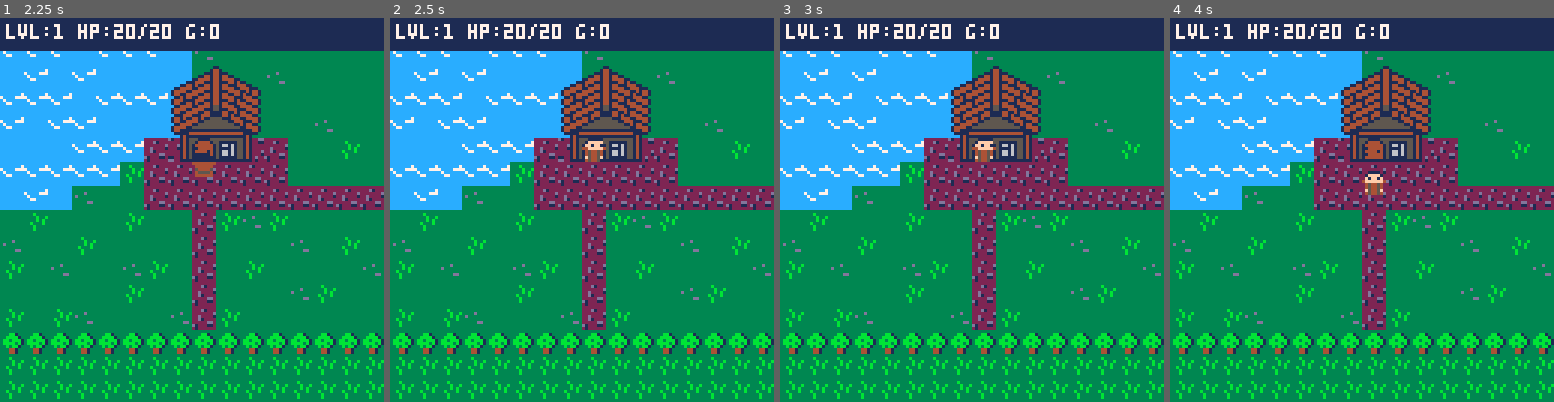
Above: before the commit, frames 1-4 (left to right).
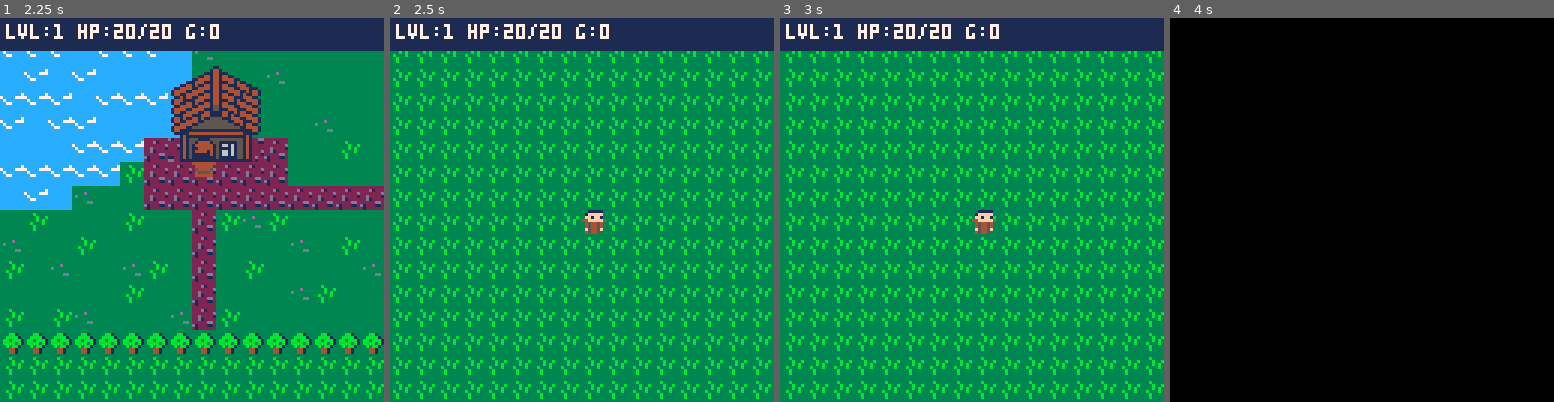
Above: after the commit, the same moments.

Repository: matthurtado/PicoRPG
Game: PICO-8 cartridge assets/base.p8
The game is run twice, just before and just after one commit, with the same random seed, the same clock (stepped at 60 frames per second) and the same inputs.
Inputs:
- Up to frame 1 (2.25 s): tap X (X key) at 0.33, 1.07, 1.85 s; tap O (Z key) at 0.7, 1.7, 2.1 s; hold Right 1.6-2.1 s; hold Up from 2.15 s (still down)
- Up to frame 2 (2.5 s): release Up at 2.42 s; hold Right from 2.47 s (still down)
- Up to frame 3 (3 s): keep holding Right; tap O (Z key) at 2.5, 2.9 s; tap X (X key) at 2.97 s
- Up to frame 4 (4 s): release Right at 3.03 s; hold Left 3.08-3.58 s; tap O (Z key) at 3.3, 3.7 s; hold Down 3.63-3.97 s

Frame 1 is identical in both runs. In frame 2, 44% of the frame differs, in the area x 0-100%, y 8-100%; in frame 3, 38%; in frame 4, 100%, in the area x 0-100%, y 0-100%.

Commit message:
Added door teleport system

Diff:
--- a/assets/base.p8
+++ b/assets/base.p8
@@ -9,6 +9,7 @@
 #include ../src/entities/hero.lua
 #include ../src/entities/enemies.lua
 #include ../src/systems/menu.lua
+#include ../src/systems/doors.lua
 #include ../src/systems/overworld.lua
 #include ../src/systems/battle.lua
 #include ../src/utils/al_gore_ithms.lua
--- a/src/core/bootstrap.lua
+++ b/src/core/bootstrap.lua
@@ -3,6 +3,10 @@
 STATE = STATE or {}
 STATE.map_w = STATE.map_w or 128  -- tiles
 STATE.map_h = STATE.map_h or 32   -- tiles (use 64 if you’re using shared map)
+
+STATE.doors = STATE.doors or {}
+STATE.doors.by_cell = STATE.doors.by_cell or {}
+STATE.doors.by_tile = STATE.doors.by_tile or {}
 
 SYS.entities = {}
 SYS.entities.hero = {}
--- /dev/null
+++ b/src/systems/doors.lua
@@ -0,0 +1,13 @@
+-- systems/doors.lua
+-- Add door mappings by mutating the tables created in bootstrap.
+
+STATE.doors = STATE.doors or {}
+STATE.doors.by_cell = STATE.doors.by_cell or {}
+STATE.doors.by_tile = STATE.doors.by_tile or {}
+
+-- Register your door tile(s) here:
+STATE.doors.by_tile[113] = {tx=96, ty=20}  -- door sprite #113 -> interior (96,20)
+
+-- examples for more doors:
+-- STATE.doors.by_tile[114] = {tx=104, ty=18}
+-- STATE.doors.by_tile[115] = {tx=88,  ty=22}
--- a/src/systems/overworld.lua
+++ b/src/systems/overworld.lua
@@ -12,6 +12,42 @@
 end
 
 -- helpers
+-- door helpers ---------------------------------------------------------------
+local function find_door_dest(tx, ty)
+  -- 1) exact cell match
+  local by_cell = STATE.doors and STATE.doors.by_cell
+  if by_cell then
+    local d = by_cell[tx..","..ty]
+    if d then return d.tx, d.ty end
+  end
+
+  -- 2) by tile id
+  local by_tile = STATE.doors and STATE.doors.by_tile
+  if by_tile then
+    local id = mget(tx,ty)
+    local d = by_tile[id] or by_tile[tostr(id)] -- tolerate string-keyed maps
+    if d then return d.tx, d.ty end
+  end
+
+  -- 3) fallback default (optional)
+  local def = STATE.default_interior
+  if def then return def.tx, def.ty end
+  return nil
+end
+
+
+local function teleport_to_tile(tx, ty)
+  local h=STATE.hero
+  local px, py = tx*8, ty*8
+  h.x, h.y, h.tx, h.ty = px, py, px, py
+  h.moving=false
+  -- center camera on hero
+  STATE.camx = mid(0, h.x-64, STATE.map_w*8-128)
+  STATE.camy = mid(0, h.y-64, STATE.map_h*8-128)
+  -- brief cooldown so we don't roll encounters right away
+  STATE.enc_cool = 10
+end
+
 local function is_blocked(px,py)
   local tx,ty=flr(px/8), flr(py/8)
   return fget(mget(tx,ty),0) -- Flag 0 = solid
@@ -80,6 +116,7 @@
   end
 
   -- optional faint darken while closing
+  -- What is this horrible magic number?
   fillp(0b0011001100110011) rectfill(0,0,127,127,0) fillp()
 
   -- venetian blinds closing to black (alternating direction per band)
@@ -120,6 +157,7 @@
 
   -- start a new tile step only when aligned to grid
   if not h.moving and h.x%8==0 and h.y%8==0 then
+
     local dx,dy=0,0
     if SYS.input.left()  then dx=-1; h.dir=0 end
     if SYS.input.right() then dx= 1; h.dir=1 end
@@ -140,20 +178,37 @@
   end
 
   if h.moving then
-    h.x += h.dx
-    h.y += h.dy
-    if (h.dx>0 and h.x>=h.tx) or (h.dx<0 and h.x<=h.tx) then h.x=h.tx end
-    if (h.dy>0 and h.y>=h.ty) or (h.dy<0 and h.y<=h.ty) then h.y=h.ty end
-    if h.x==h.tx and h.y==h.ty then
-      h.moving=false
-      STATE.steps += 1
-      -- only roll encounters on tiles marked "not safe" (flag 1 set)
-      if not is_safe(h.x, h.y) then
-        try_encounter()
+  h.x += h.dx
+  h.y += h.dy
+  if (h.dx>0 and h.x>=h.tx) or (h.dx<0 and h.x<=h.tx) then h.x=h.tx end
+  if (h.dy>0 and h.y>=h.ty) or (h.dy<0 and h.y<=h.ty) then h.y=h.ty end
+  if h.x==h.tx and h.y==h.ty then
+    h.moving=false
+    STATE.steps += 1
+
+    -- we just landed on a tile: compute tile coords/id once
+    local tx,ty = flr(h.x/8), flr(h.y/8)
+    local id = mget(tx,ty)
+
+    -- door check first
+    if fget(id,2) then
+      local dx,dy = find_door_dest(tx,ty)
+
+      if dx then
+        teleport_to_tile(dx,dy)
+        return -- stop here this frame (skip encounter roll)
       end
-    end
-  end
-
+    else
+      -- optional: clear door debug when not on a door
+      -- STATE.debug_msg = nil
+    end
+
+    -- only roll encounters on tiles marked "not safe" (flag 1 set)
+    if not is_safe(h.x, h.y) then
+      try_encounter()
+    end
+  end
+end
   -- walk animation clock
   h.anim_t = h.anim_t or 0
   if h.moving then
